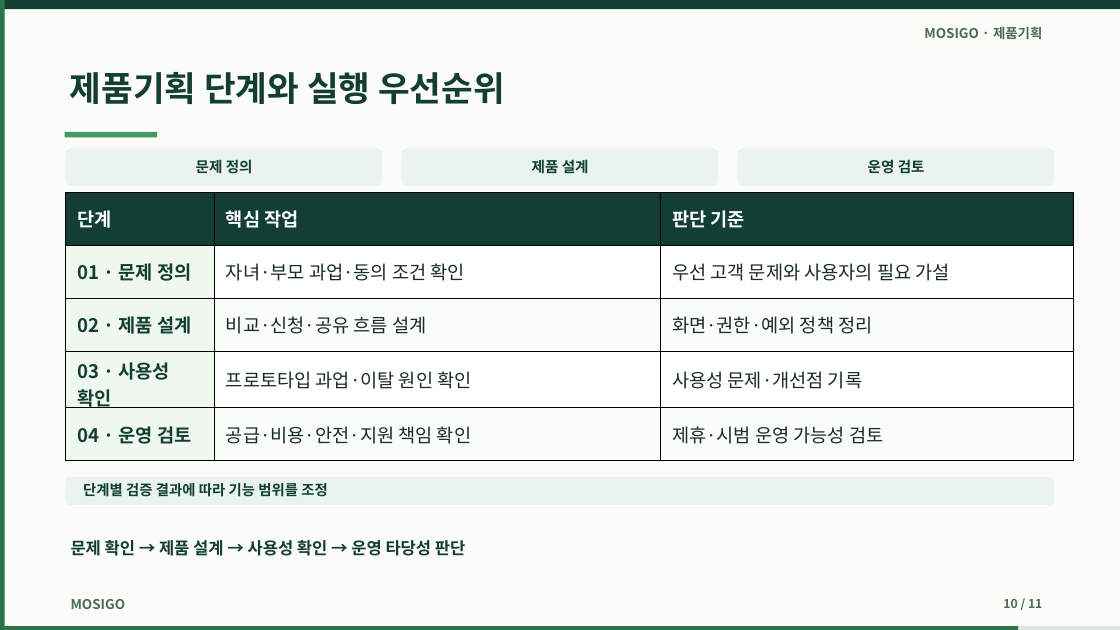
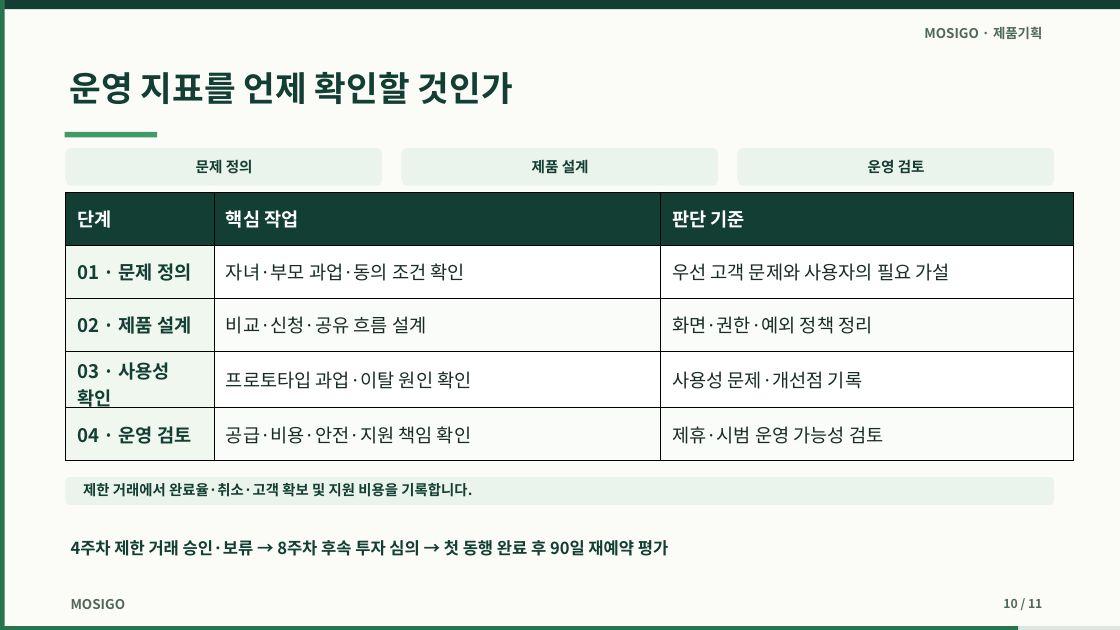
Before and after one commit to dohyunkimmm/mosigo-case-study, a slide deck: slide 10 of downloads/mosigo_report.pptx. Drawn at 1120x630 pixels with LibreOffice and Linux fonts; fonts in the diff are those of the drawing. Boxes give left, top, right and bottom in pixels: in the first picture for what was removed or moved away, otherwise in the second. Text is boxed around its words. In the diff, an @@ line names an element or a change of style, - is before the commit and + after.

```diff
--- a/downloads/mosigo_report.pptx
+++ b/downloads/mosigo_report.pptx
@@ text at <box>70,72,513,104</box>: text changed @@
-제품기획 단계와 실행 우선순위
+운영 지표를 언제 확인할 것인가
@@ text at <box>83,483,472,497</box>: text changed @@
-단계별 검증 결과에 따라 기능 범위를 조정
+제한 거래에서 완료율·취소·고객 확보 및 지원 비용을 기록합니다.
@@ text at <box>71,540,668,556</box>: text changed @@
-문제 확인 → 제품 설계 → 사용성 확인 → 운영 타당성 판단
+4주차 제한 거래 승인·보류 → 8주차 후속 투자 심의 → 첫 동행 완료 후 90일 재예약 평가
```
Also in this commit, not shown: 5 other slides changed, 14 other files.
